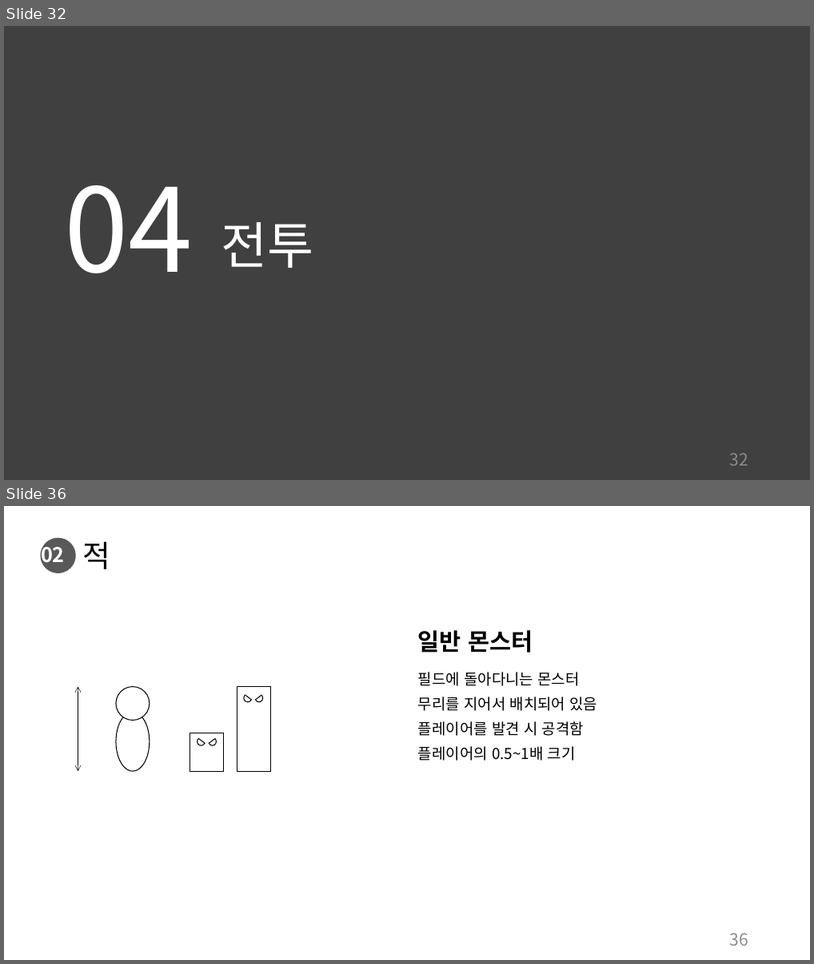
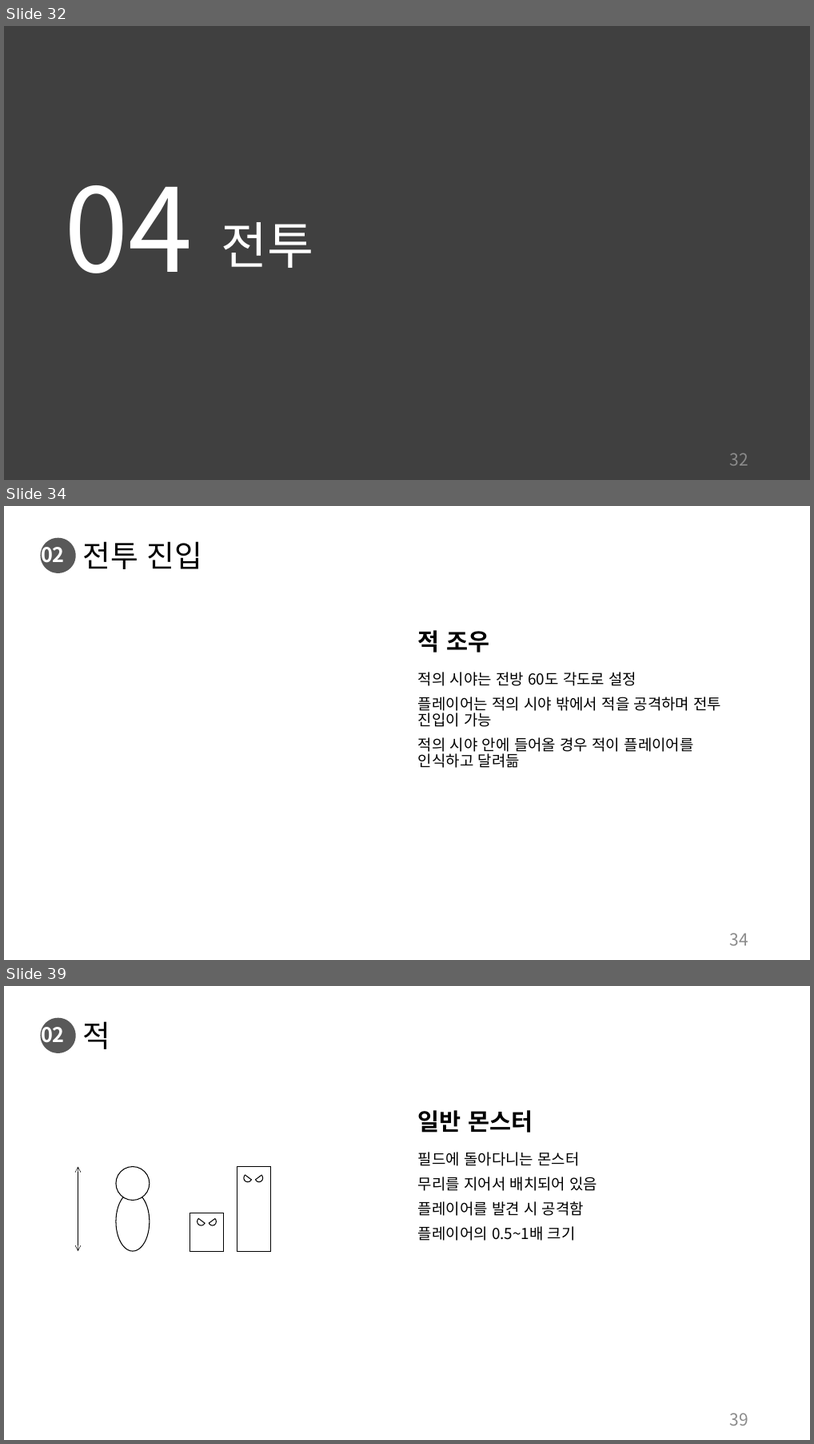
Before and after one commit to charobe/HDB, a slide deck: 조영욱/하자 드 바이오.pptx. Shown one above the other, each under a label of ours: slides 32 and 36 before the commit, slides 32, 34 and 39 after it; the slides between them are not shown. The pictures are 814x964 and 814x1444 pixels, drawn with LibreOffice and Linux fonts; fonts in the diff are those of the drawing. Boxes give left, top, right and bottom in pixels: in the first picture for what was removed or moved away, otherwise in the second. Text is boxed around its words. In the diff, an @@ line names an element or a change of style, - is before the commit and + after.

```diff
--- a/조영욱/하자 드 바이오.pptx
+++ b/조영욱/하자 드 바이오.pptx
@@ slide 34 added at [4, 506, 810, 960], background #FFFFFF; not listed: 1 template element that a slide beside it also shows @@
@@ text added at [41, 541, 65, 568], 24 pt, text #FFFFFF, bold @@
+02
@@ title added at [83, 541, 203, 569], 36 pt, text #000000 @@
+전투 진입
@@ text added at [418, 630, 490, 652], 28 pt, text #000000, bold @@
+적 조우
@@ text added at [418, 672, 722, 768], 18 pt, text #000000 @@
+적의 시야는 전방 60도 각도로 설정
+플레이어는 적의 시야 밖에서 적을 공격하며 전투 진입이 가능
+적의 시야 안에 들어올 경우 적이 플레이어를 인식하고 달려듦
@@ page number added at [730, 932, 749, 945], 20 pt, text #8C8C8C @@
+34
@@ what was slide 36 is now slide 39 @@
@@ page number at [730, 1412, 749, 1425]: text changed @@
-36
+39
```
Also in this commit, not shown: 6 slides changed, 4 other slides added.
